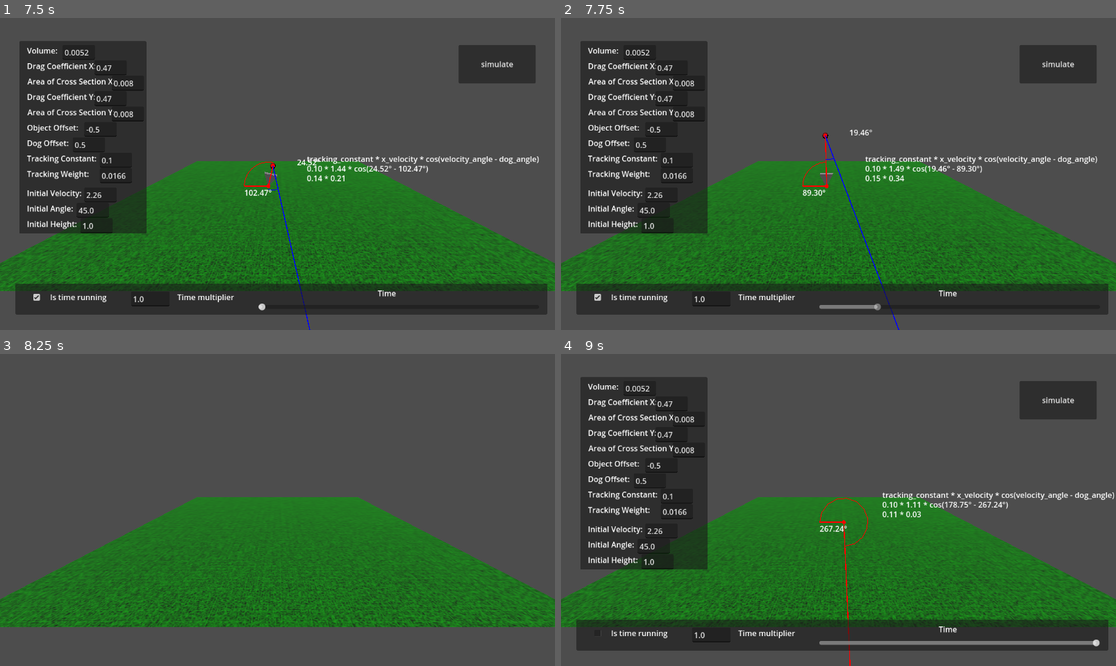
Above: before the commit, frames 1-4 (two rows, left to right).
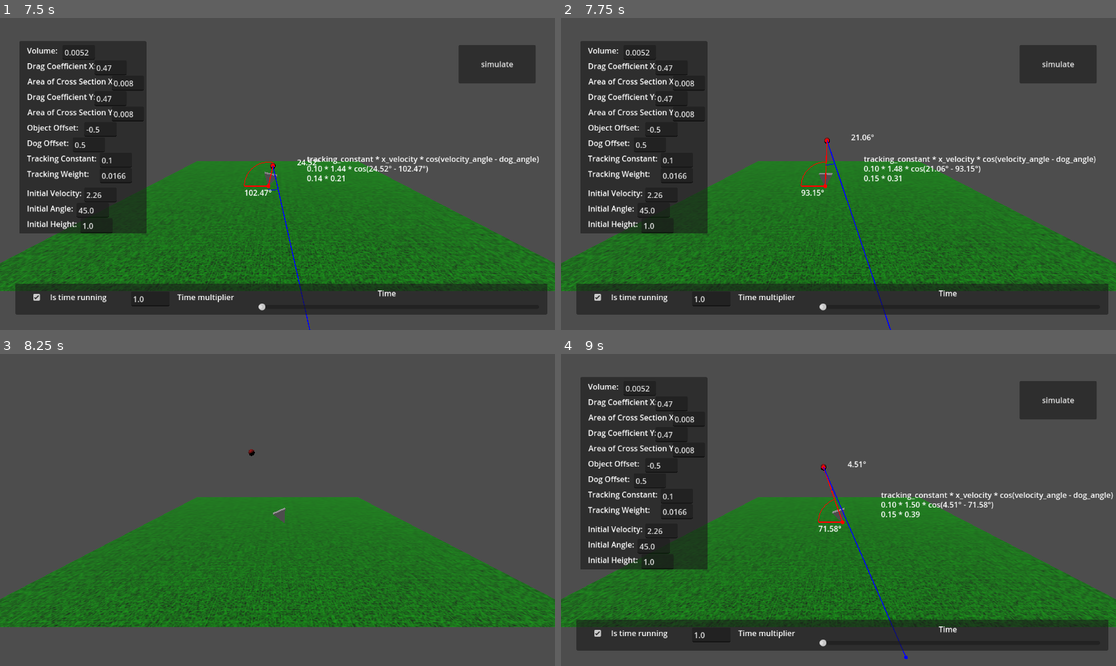
Above: after the commit, the same moments.

Repository: millioja01/fritz
Game: Godot game, scene res://main.tscn
The game is run twice, just before and just after one commit, with the same random seed, the same clock (stepped at 60 frames per second) and the same inputs.
Inputs (mouse positions are in pixels of both pictures, inside the frame that each line leads up to):
- Up to frame 1 (7.5 s): click "simulate" at 0.5 s; click (38, 298) at 1.25 s; click (38, 298) at 2 s; click "simulate" at 2.75 s; click (38, 298) at 3.5 s; click "simulate" at 4.25 s; hold H (hide) 5.03-5.78 s; tap H (hide) at 5.85, 7.35 s; hold H (hide) 6.53-7.28 s
- Up to frame 2 (7.75 s): no input
- Up to frame 3 (8.25 s): hold H (hide) from 8.03 s (still down)
- Up to frame 4 (9 s): release H (hide) at 8.78 s; tap H (hide) at 8.85 s

Frame 1 is identical in both runs. In frame 2, 1.5% of the frame differs, in the area x 43-97%, y 35-100%; in frame 3, less than 0.1%; in frame 4, 2.0%, in the area x 6-100%, y 34-100%.

Commit message:
finalize testing

Diff:
--- a/main.gd
+++ b/main.gd
@@ -20,12 +20,13 @@
 
 var is_testing := false
 var allowed_error := deg_to_rad(22.5)
-var total_tries := 10
+var total_tries := 20
 var deviance := 2.0
 var x_error := 0.0
 var y_error := 0.0
 var current_try := 1
 var successes := 0
+var max_allowed_error := 0.0
 
 func _input(event: InputEvent) -> void:
 	if event.is_action_pressed("hide"):
@@ -57,6 +58,7 @@
 
 
 func _on_simulate_button_pressed() -> void:
+	max_allowed_error = 0.0
 	x_error = (randf() - 0.5) * deviance * 2.0
 	y_error = (randf() - 0.5) * deviance * 2.0
 	current_try = 1
@@ -66,8 +68,10 @@
 
 
 func testing(delta: float) -> void:
-	if current_try > 10:
+	if current_try > total_tries:
 			print(str(successes) + "/" + str(total_tries))
+			print(float(successes) / float(total_tries) * 100.0, "% success rate")
+			print("Max allowed error: ", max_allowed_error)
 			is_testing = false
 			return
 
@@ -75,10 +79,11 @@
 		var angle := atan(get_y_velocity(simulation_time) / -get_x_velocity(simulation_time))
 		angle -= get_dog_angle(simulation_time, get_sum_of_dog_change(delta, simulation_time) + dog_x_offset)
 		angle = abs(angle)
-		print(rad_to_deg(angle))
 
 		if angle <= allowed_error:
 			successes += 1
+			if Vector2(x_error, y_error).length() > max_allowed_error:
+				max_allowed_error = Vector2(x_error, y_error).length()
 			print("success")
 		else:
 			print("angle is incorrect")
